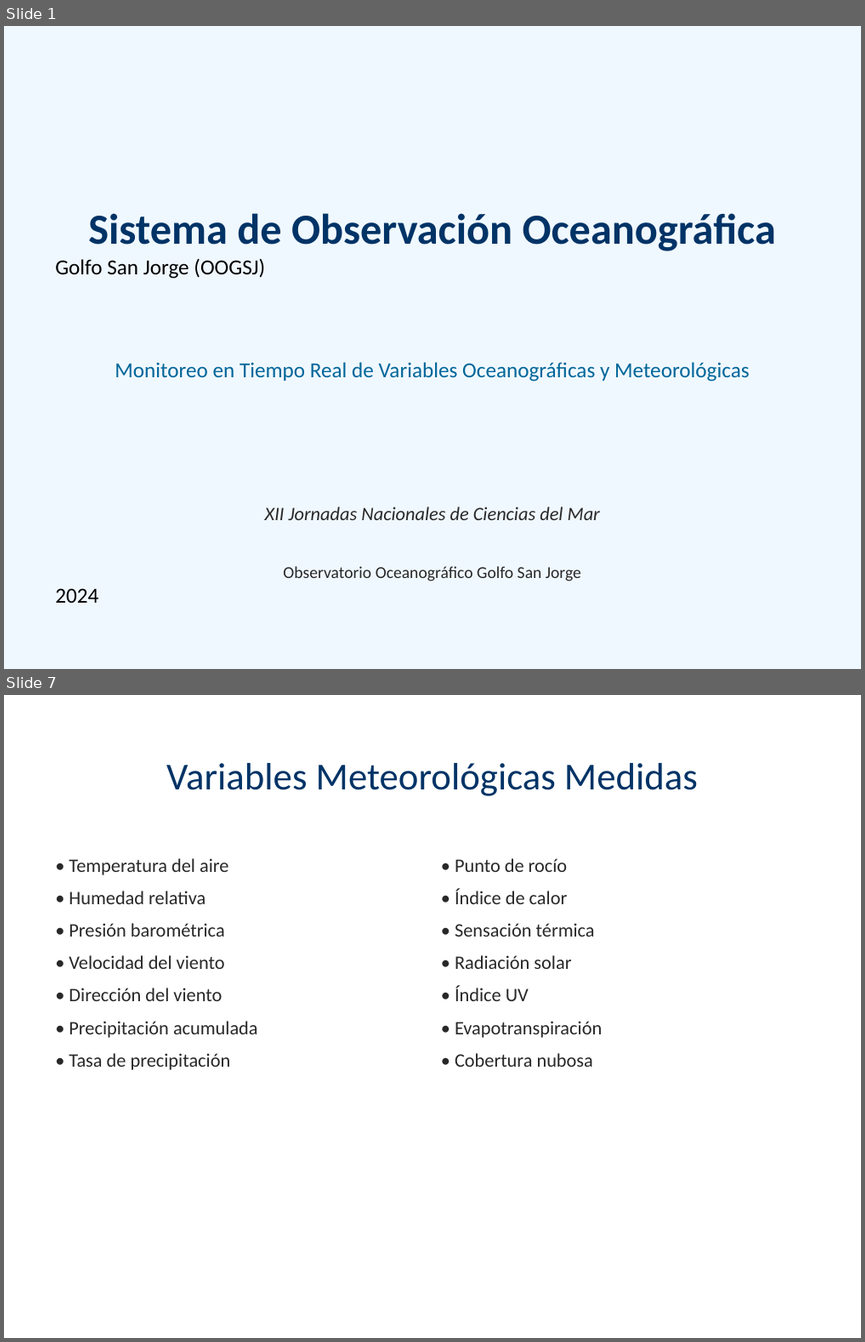
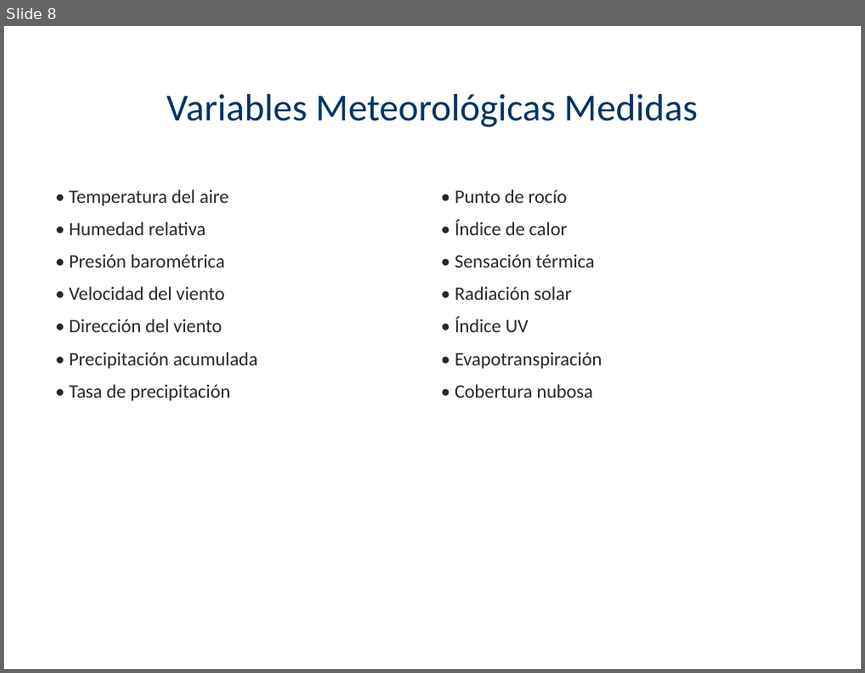
Before and after one commit to pablo27207/services, a slide deck: Presentacion_OOGSJ_XIIJNCM.pptx. Shown one above the other, each under a label of ours: slides 1 and 7 before the commit, slide 8 after it; the slides between them are not shown. The pictures are 865x1342 and 865x673 pixels, drawn with LibreOffice and Linux fonts; fonts in the diff are those of the drawing. Boxes give left, top, right and bottom in pixels: in the first picture for what was removed or moved away, otherwise in the second. Text is boxed around its words. In the diff, an @@ line names an element or a change of style, - is before the commit and + after.

```diff
--- a/Presentacion_OOGSJ_XIIJNCM.pptx
+++ b/Presentacion_OOGSJ_XIIJNCM.pptx
@@ slide 1 removed at bbox=[4, 26, 861, 669], background #F0F8FF @@
@@ text removed at bbox=[55, 213, 776, 278] @@
-Sistema de Observación Oceanográfica
-Golfo San Jorge (OOGSJ)
@@ text removed at bbox=[114, 362, 749, 381] @@
-Monitoreo en Tiempo Real de Variables Oceanográficas y Meteorológicas
@@ text removed at bbox=[265, 506, 600, 520] @@
-XII Jornadas Nacionales de Ciencias del Mar
@@ text removed at bbox=[283, 566, 581, 581] @@
-Observatorio Oceanográfico Golfo San Jorge
-2024
@@ what was slide 7 is now slide 8 @@
```
Also in this commit, not shown: 12 slides changed, 3 slides added, 1 other slide removed, 1 other file.
